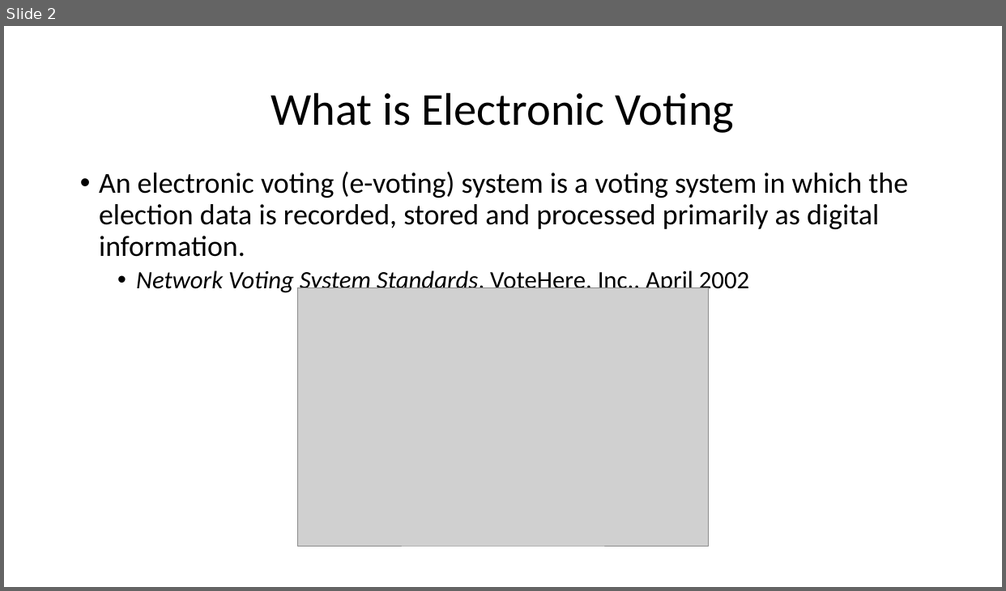
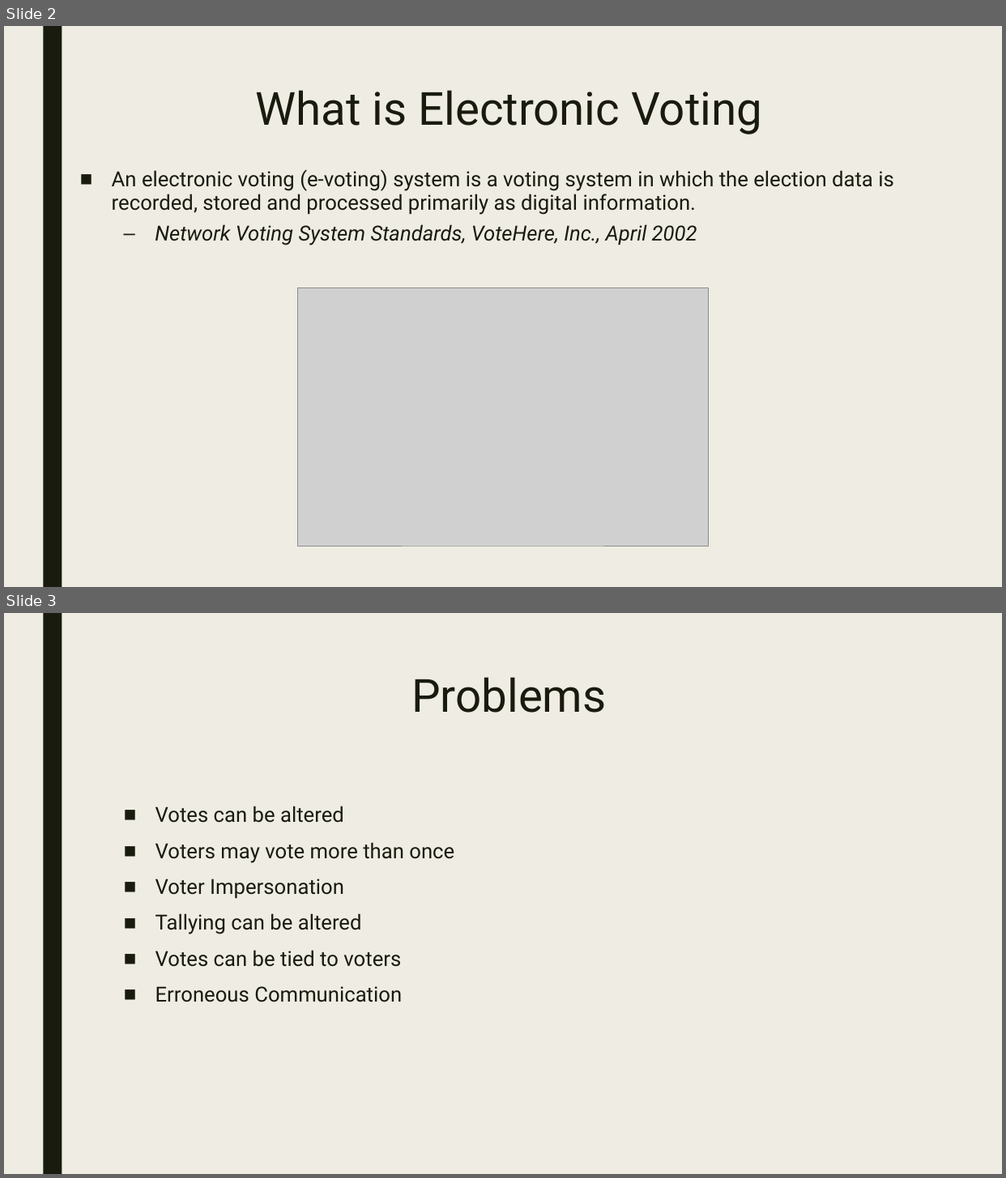
Before and after one commit to mollicap16/Crypto_Final, a slide deck: doc/Crypto_Final_Presentation.pptx. Shown one above the other, each under a label of ours: slide 2 before the commit, slides 2 and 3 after it. The pictures are 1006x591 and 1006x1178 pixels, drawn with LibreOffice and Linux fonts; fonts in the diff are those of the drawing; grey boxes stand for pictures. Boxes give left, top, right and bottom in pixels: in the first picture for what was removed or moved away, otherwise in the second. Text is boxed around its words. In the diff, an @@ line names an element or a change of style, - is before the commit and + after.

```diff
--- a/doc/Crypto_Final_Presentation.pptx
+++ b/doc/Crypto_Final_Presentation.pptx
@@ slide 3 added at <box>4,613,1002,1174</box>, background #EFEDE3; not listed: 1 template element that a slide beside it also shows @@
@@ title added at <box>411,677,606,713</box>, 44 pt, text #191B0E @@
+Problems
@@ text added at <box>155,806,454,1003</box>, 20 pt, text #191B0E @@
+■ Votes can be altered
+■ Voters may vote more than once
+■ Voter Impersonation
+■ Tallying can be altered
+■ Votes can be tied to voters
+■ Erroneous Communication
@@ slide 2 changed as well @@
@@ background #FFFFFF to #EFEDE3 @@
@@ rectangle added at <box>43,26,62,587</box>, fill #191B0E @@
@@ title "What is Electronic Voting": place and size @@
-title "What is Electronic Voting" at <box>271,92,734,133</box>
+title "What is Electronic Voting" at <box>255,90,762,135</box>
@@ title "What is Electronic Voting" at <box>255,90,762,135</box>: font Calibri to Roboto, text colour #000000 to #191B0E; line spacing 0.9 to 0.89; vertical alignment middle to top @@
@@ text "An electronic voting (e-voting) system ..." at <box>112,169,893,246</box>: size 28 to 20 pt in "An electronic voting (e-voting) system is a ..."; font Calibri to Roboto, text colour #000000 to #191B0E; size 24 to 20 pt in "Network Voting System Standards, VoteHere, Inc., April ..."; italic on in "Standards, VoteHere, Inc., April 2002"; bullet • to ■; line spacing 0.9 to 0.94; more space between paragraphs; bullet • to – @@
```
Also in this commit, not shown: 7 other slides changed, 8 other slides added, 2 slides removed.
